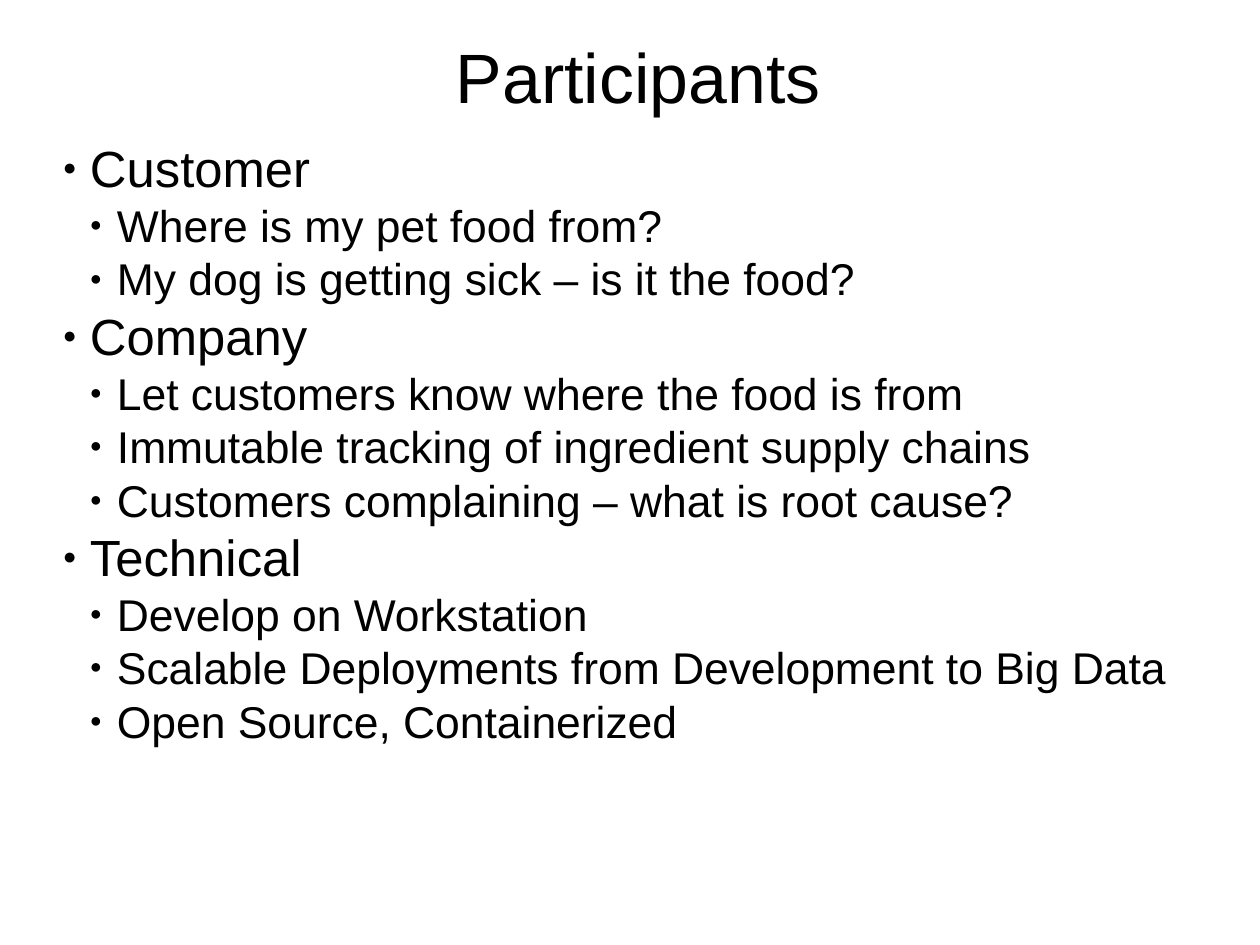
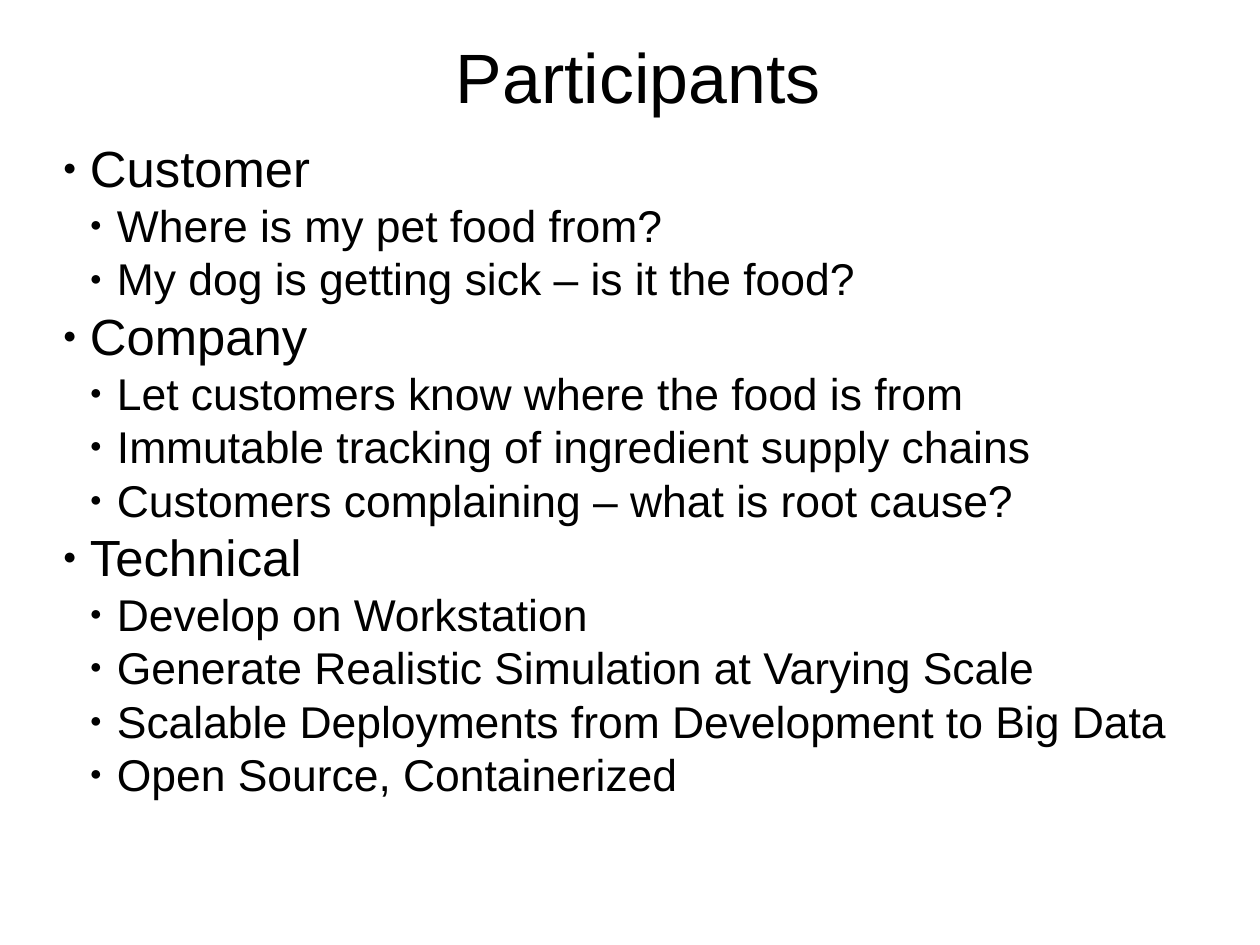
Before and after one commit to petezybrick/blockchain-supplychain, a slide deck: slide 4 of src/site/markdown/bcsc-v2.odp. Drawn at 1260x945 pixels with LibreOffice and Linux fonts; fonts in the diff are those of the drawing. Boxes give left, top, right and bottom in pixels: in the first picture for what was removed or moved away, otherwise in the second. Text is boxed around its words. In the diff, an @@ line names an element or a change of style, - is before the commit and + after.

```diff
--- a/src/site/markdown/bcsc-v2.odp
+++ b/src/site/markdown/bcsc-v2.odp
@@ text at [117,651,1034,694]: paragraph added @@
+  ● Generate Realistic Simulation at Varying Scale
```
Also in this commit, not shown: 10 other slides changed, 20 slides added, 1 slide removed, 1 other file.
